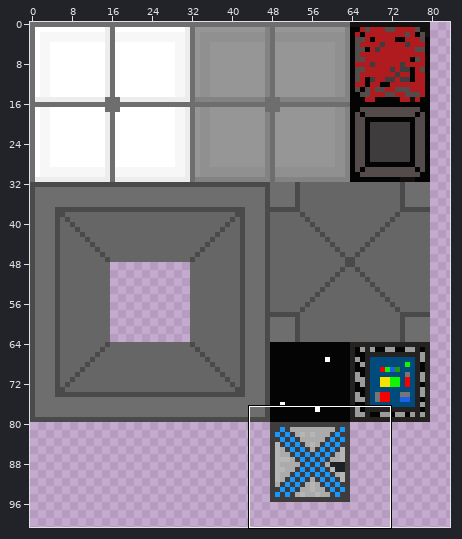
Two states of a sprite sheet, core/assets/Tileset.png. Above, an overview of the earlier version with the close-up marked.
Close-up. Earlier state:
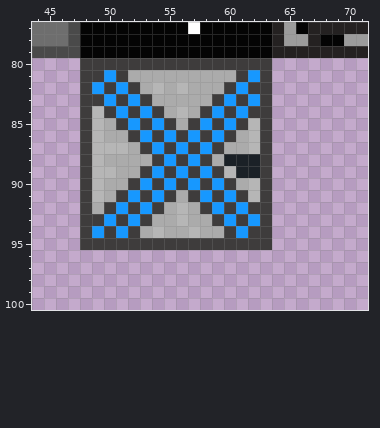
The file is 96x128 pixels. Colours within 5 levels of each other are drawn and written as one. Shown: x 44..71, y 77..100. The wide view leaves out empty margins.
Once edited:
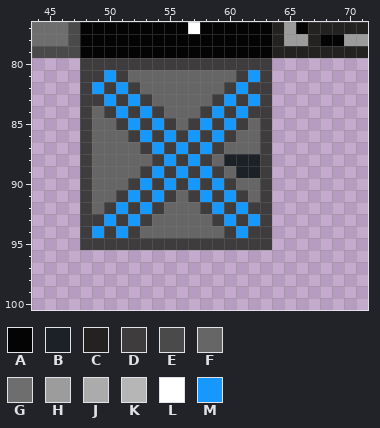
Palette (. is transparent): A #040404  B #1b2127  C #242121  D #3e3c3c  E #4a4a4a  F #666666  G #6e6e6e  H #9c9c9c  J #ababab  K #b6b6b6  L #ffffff  M #1798ff
Change:
y 81: x 52..60 JJJJJJJJJ -> FFFFFFFFF
y 82: x 53..59 JKJKJJJ -> FFFFFFF
y 83: x 54..58 JJJJJ -> FFFFF
y 84: x 49 K -> F; x 55..57 JKJ -> FFF
y 85: x 49..50 KJ -> FF; x 56 J -> F; x 62 K -> F
y 86: x 49..51 KJJ -> FFF; x 61..62 JK -> FF
y 87: x 49..52 KKKJ -> FFFF; x 60..62 JJK -> FFF
y 88: x 49..53 KJJJJ -> FFFFF; x 59 J -> F
y 89: x 49..52 KKJJ -> FFFF; x 60 K -> F
y 90: x 49..51 KJJ -> FFF; x 61..62 JK -> FF
y 91: x 49..50 KJ -> FF; x 56 J -> F; x 62 K -> F
y 92: x 49 J -> F; x 55..57 JKJ -> FFF
y 93: x 54..58 JJKJJ -> FFFFF
y 94: x 53..59 JKJJKJJ -> FFFFFFF
Pixel boxes of the changes (left, top, right, bottom) in both close-ups:
changed: (92, 70, 260, 238)
